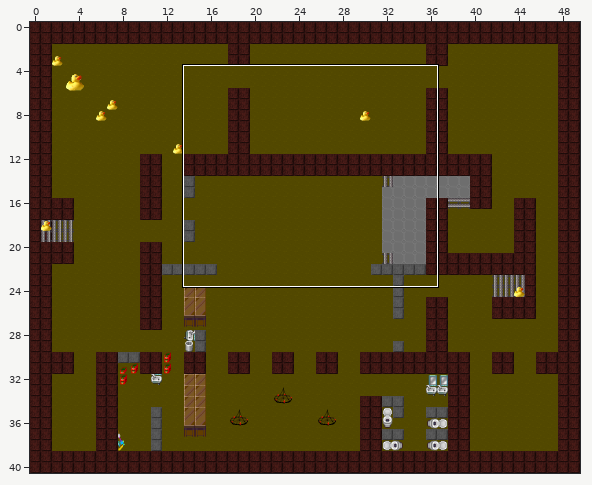
Two versions of a level (Tiled map (JSON), Zapf_Uni_Greifswald/maps/Greifswaldpartykeller.json). The picture above shows the old version from afar; the outline marks the close-up.
Close-up. Before the edit:
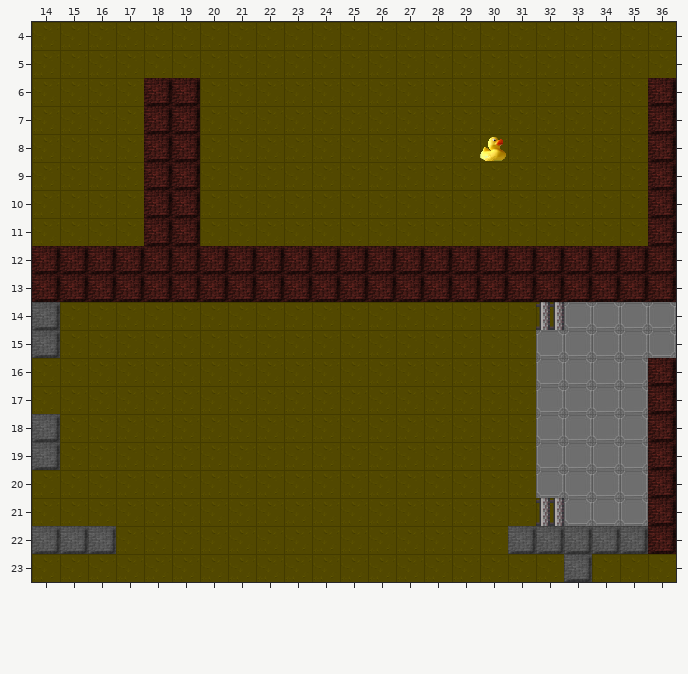
Cells are 32x32 px. Shown: x 14..36, y 4..23. The commit also changed other parts of the map, which this record leaves out.
The result:
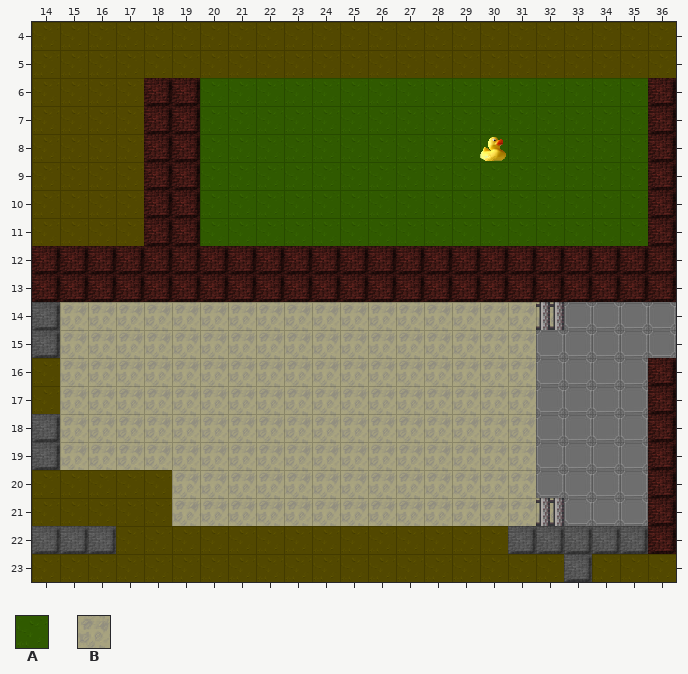
Key: from "floor": A 19, B 53.
_ is an empty cell.
Tiles of an added or newly shown layer are drawn over the layers below it.
See-through tiles are keyed as they look on the map.
Edits made:
Layer "Boden2" (added):
y 6..11: x 20..35 ________________ -> AAAAAAAAAAAAAAAA
y 14: x 15..32 __________________ -> BBBBBBBBBBBBBBBBBB
y 15..19: x 15..31 _________________ -> BBBBBBBBBBBBBBBBB
y 20: x 19..31 _____________ -> BBBBBBBBBBBBB
y 21: x 19..32 ______________ -> BBBBBBBBBBBBBB
